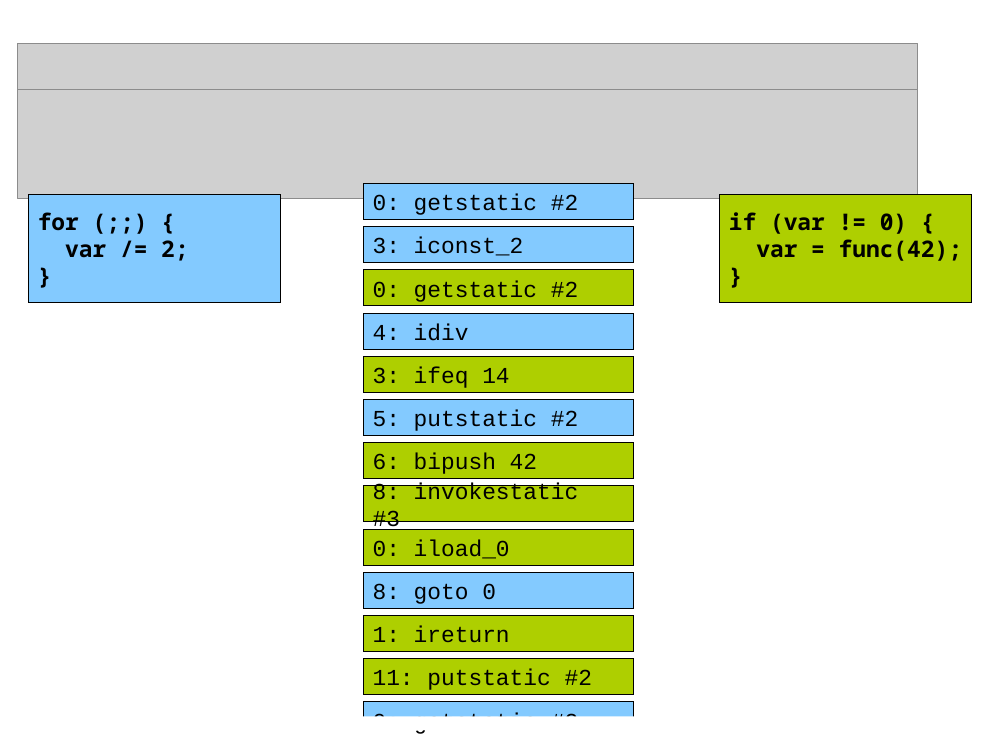
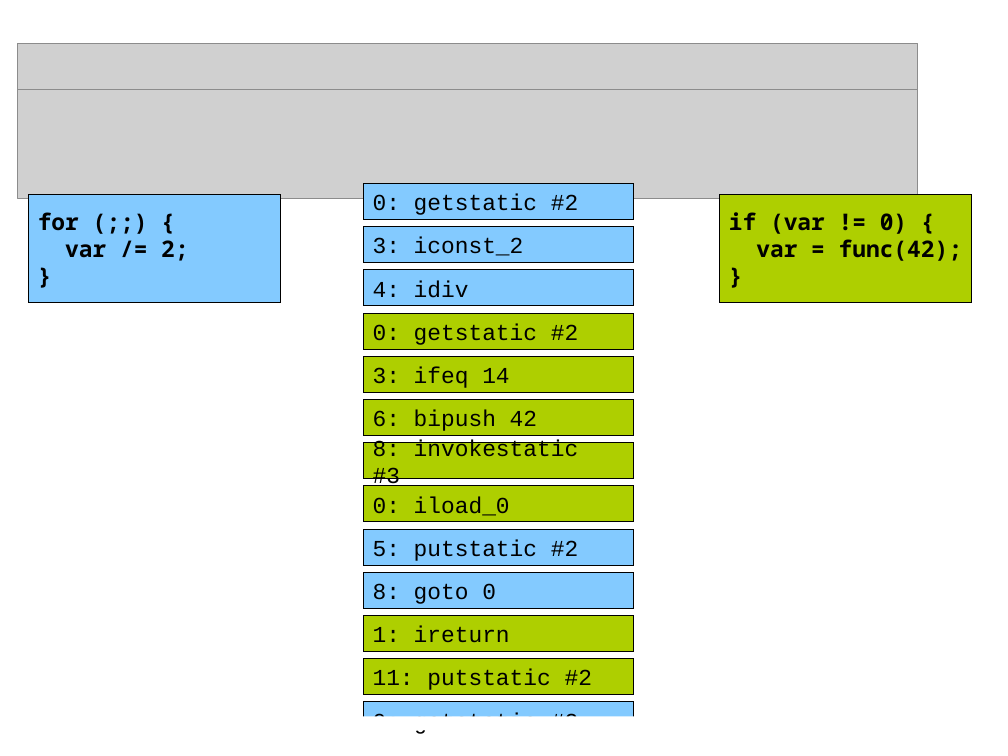
Before and after one commit to dlindner/vorlesung-se2-dhbw, a slide deck: slide 30 of added_2016/Java Memory Model.odp. Drawn at 1008x756 pixels with LibreOffice and Linux fonts; fonts in the diff are those of the drawing; grey boxes stand for pictures; background and template pictures are left out. Boxes give left, top, right and bottom in pixels: in the first picture for what was removed or moved away, otherwise in the second. Text is boxed around its words. In the diff, an @@ line names an element or a change of style, - is before the commit and + after.

```diff
--- a/added_2016/Java Memory Model.odp
+++ b/added_2016/Java Memory Model.odp
@@ 4 rectangles moved together from (x1=364, y1=314, x2=634, y2=565) to (x1=364, y1=270, x2=634, y2=521) @@
@@ rectangle "0: getstatic #2" moved from (x1=364, y1=270, x2=634, y2=306) to (x1=364, y1=314, x2=634, y2=349) @@
@@ rectangle "5: putstatic #2" moved from (x1=364, y1=400, x2=634, y2=435) to (x1=364, y1=530, x2=634, y2=565) @@
```
Also in this commit, not shown: 1 other slide changed, 16 slides added, 8 slides removed.
